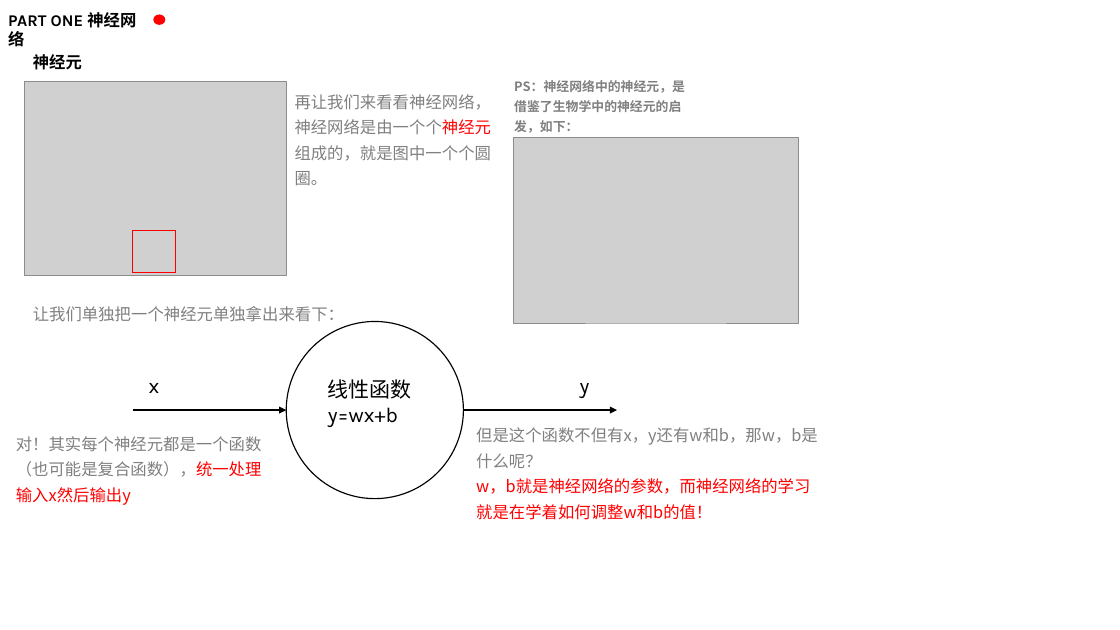
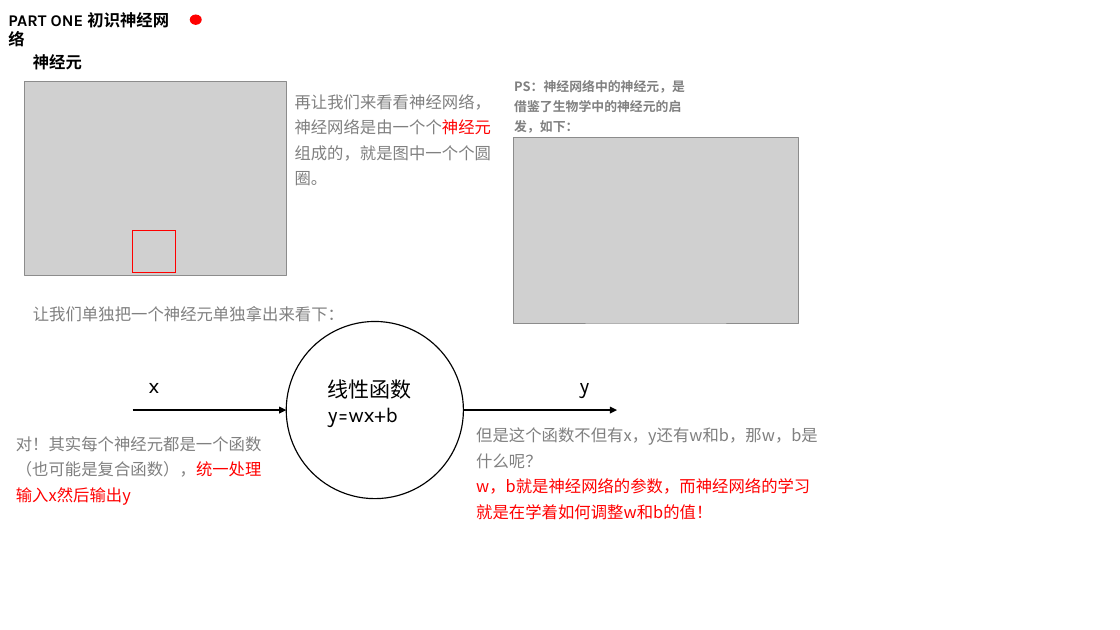
Before and after one commit to kaixinbaba/rlshare, a slide deck: slide 7 of 机器学习分享-神经网络.pptx. Drawn at 1120x630 pixels with LibreOffice and Linux fonts; fonts in the diff are those of the drawing; grey boxes stand for pictures; background and template pictures are left out. Boxes give left, top, right and bottom in pixels: in the first picture for what was removed or moved away, otherwise in the second. Text is boxed around its words. In the diff, an @@ line names an element or a change of style, - is before the commit and + after.

```diff
--- a/机器学习分享-神经网络.pptx
+++ b/机器学习分享-神经网络.pptx
@@ text at [8, 12, 169, 51]: text changed @@
-PART ONE 神经网络
+PART ONE 初识神经网络
@@ ellipse: place and size @@
-ellipse at [154, 14, 166, 24]
+ellipse at [190, 14, 202, 24]
```
Also in this commit, not shown: 7 other slides changed, 2 slides added, 3 slides removed.
